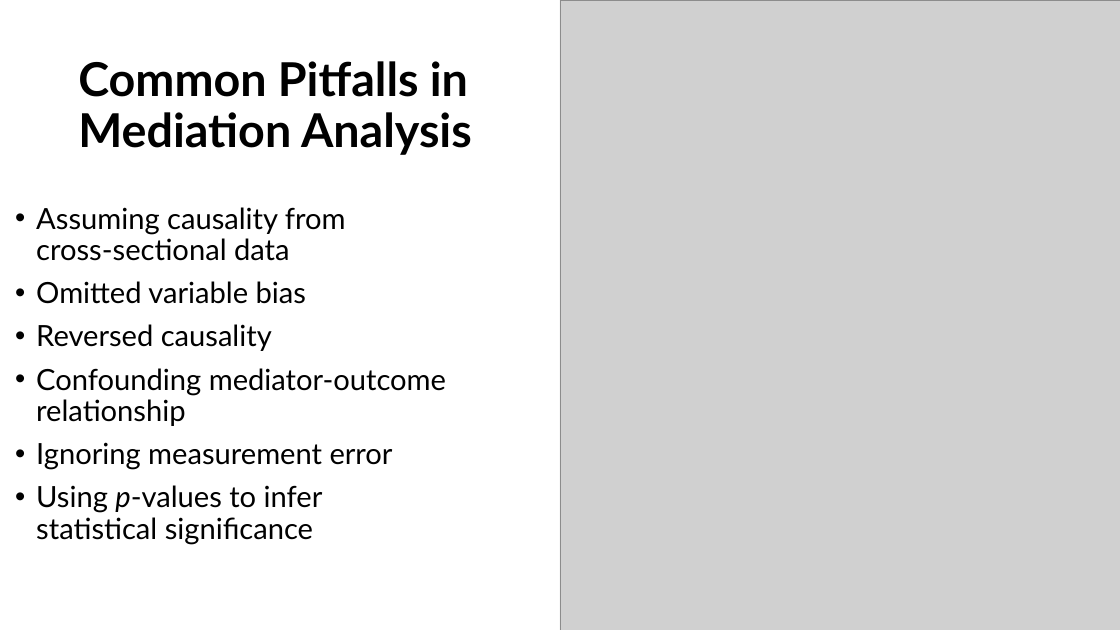
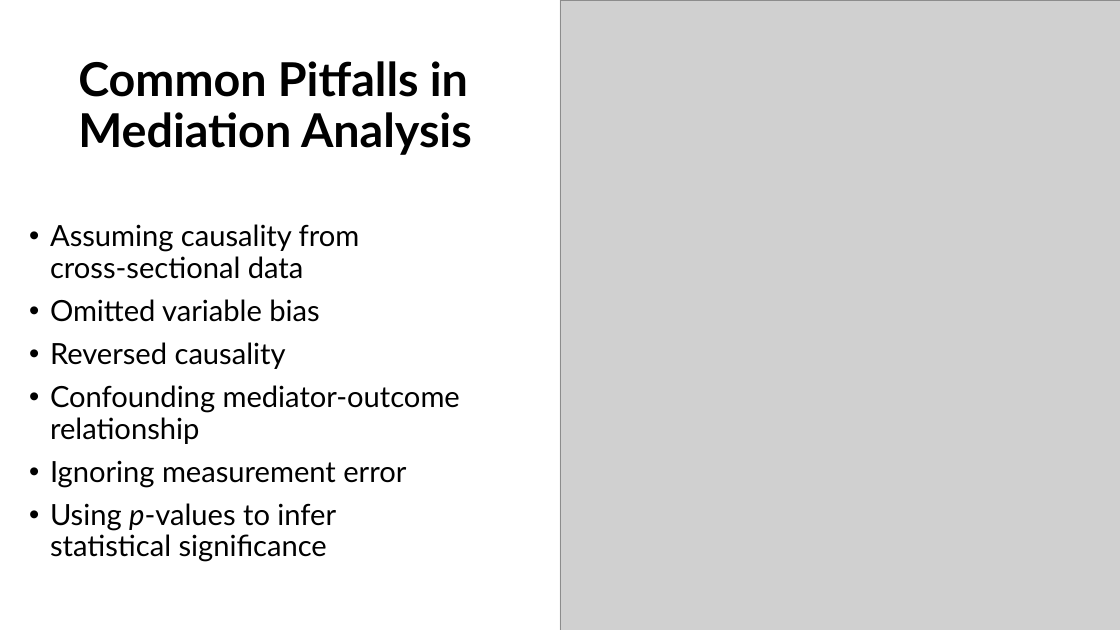
Before and after one commit to EwokOzwok/Data-Analysis-II---CBHPAR-Seminar, a slide deck: slide 18 of Data Analysis II - Mediation and Moderation.pptx (slide 16 before the commit). Drawn at 1120x630 pixels with LibreOffice and Linux fonts; fonts in the diff are those of the drawing; grey boxes stand for pictures. Boxes give left, top, right and bottom in pixels: in the first picture for what was removed or moved away, otherwise in the second. Text is boxed around its words. In the diff, an @@ line names an element or a change of style, - is before the commit and + after.

Commit message:
Final Mediation Updates

```diff
--- a/Data Analysis II - Mediation and Moderation.pptx
+++ b/Data Analysis II - Mediation and Moderation.pptx
@@ text "Assuming causality from cross-sectional data": place and size @@
-text "Assuming causality from cross-sectional data" at (36, 207, 446, 545)
+text "Assuming causality from cross-sectional data" at (50, 224, 460, 562)
```
Also in this commit, not shown: 1 other slide changed, 3 slides added, 2 other files.
